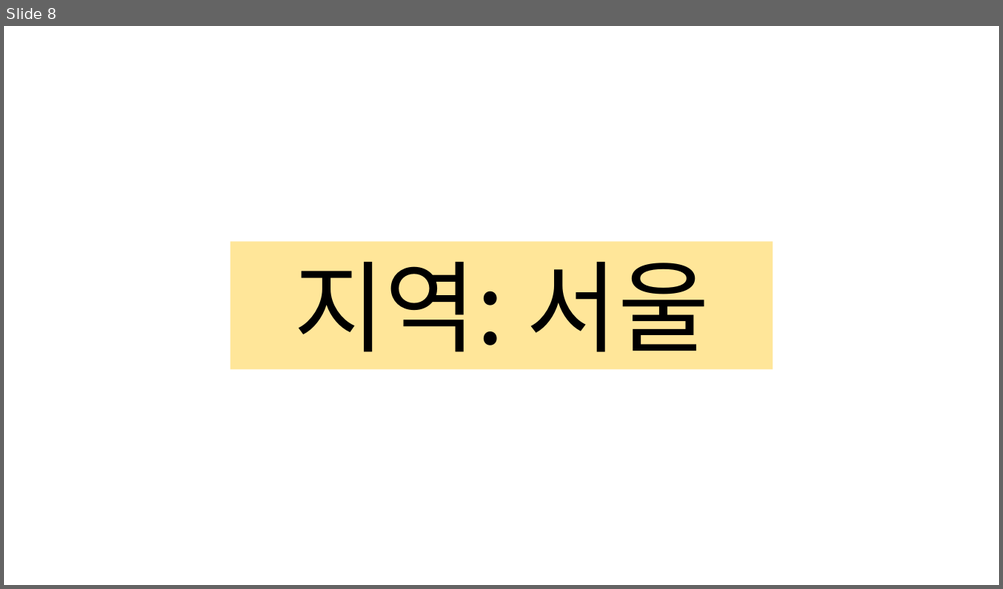
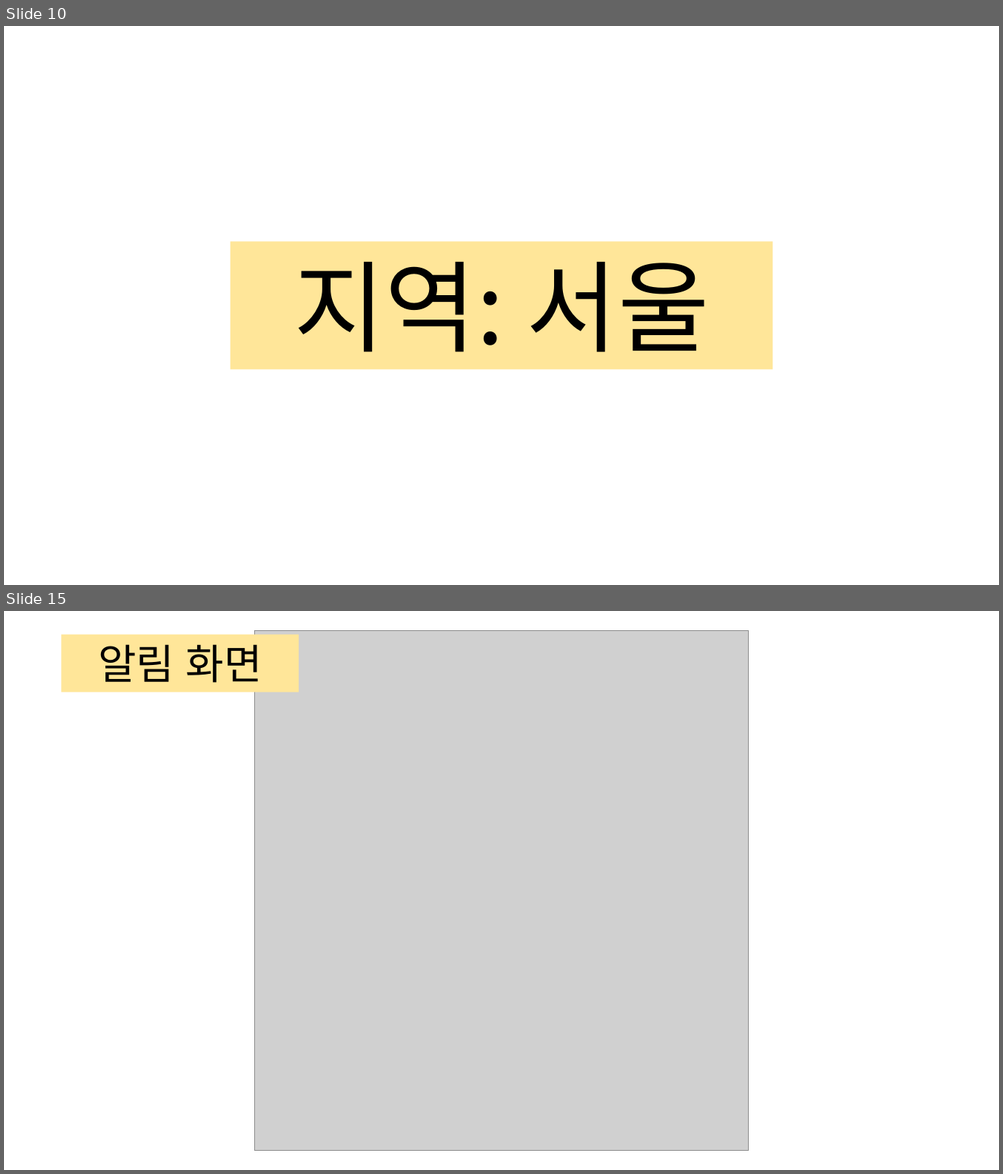
Before and after one commit to kyungsook/covid-19-notification, a slide deck: video.pptx. Shown one above the other, each under a label of ours: slide 8 before the commit, slides 10 and 15 after it; the slides between them are not shown. The pictures are 1003x589 and 1003x1174 pixels, drawn with LibreOffice and Linux fonts; fonts in the diff are those of the drawing; grey boxes stand for pictures. Boxes give left, top, right and bottom in pixels: in the first picture for what was removed or moved away, otherwise in the second. Text is boxed around its words. In the diff, an @@ line names an element or a change of style, - is before the commit and + after.

```diff
--- a/video.pptx
+++ b/video.pptx
@@ slide 15 added at [4, 611, 999, 1170], background #FFFFFF @@
@@ picture added at [255, 631, 748, 1151] @@
@@ rectangle added at [62, 634, 299, 692], fill #FFE699, 40 pt, text #000000 @@
+알림 화면
@@ what was slide 8 is now slide 10 @@
```
Also in this commit, not shown: 2 slides changed, 11 other slides added, 7 slides removed, 4 other files.
